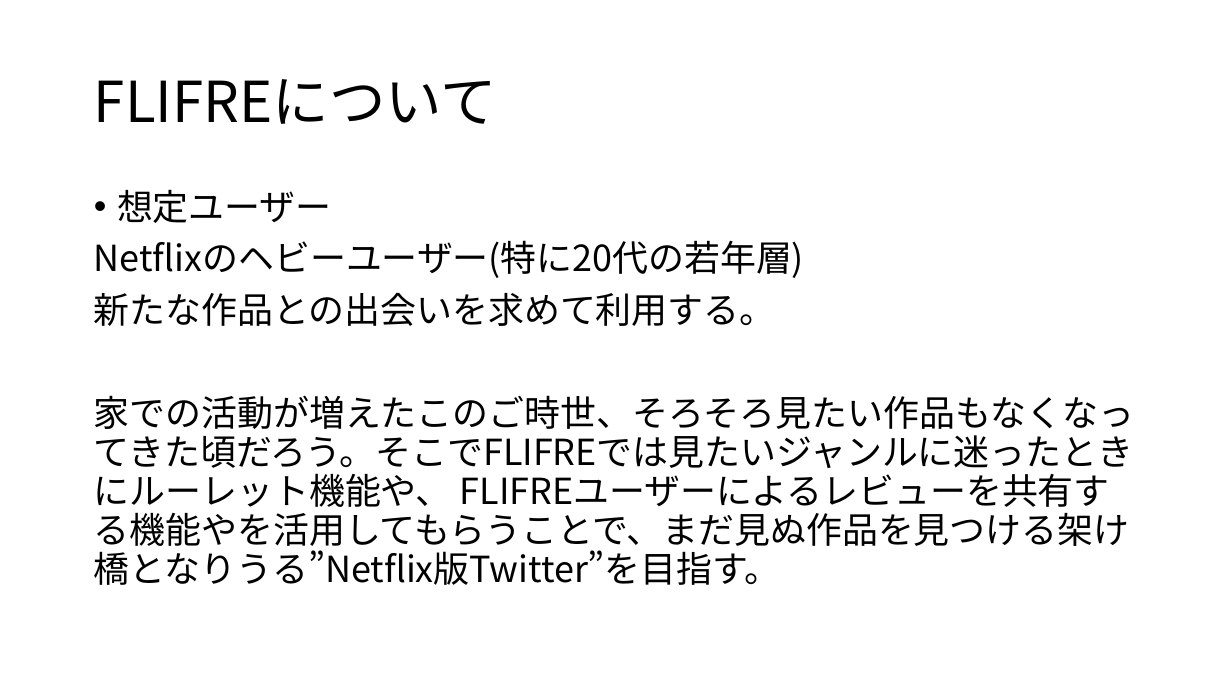
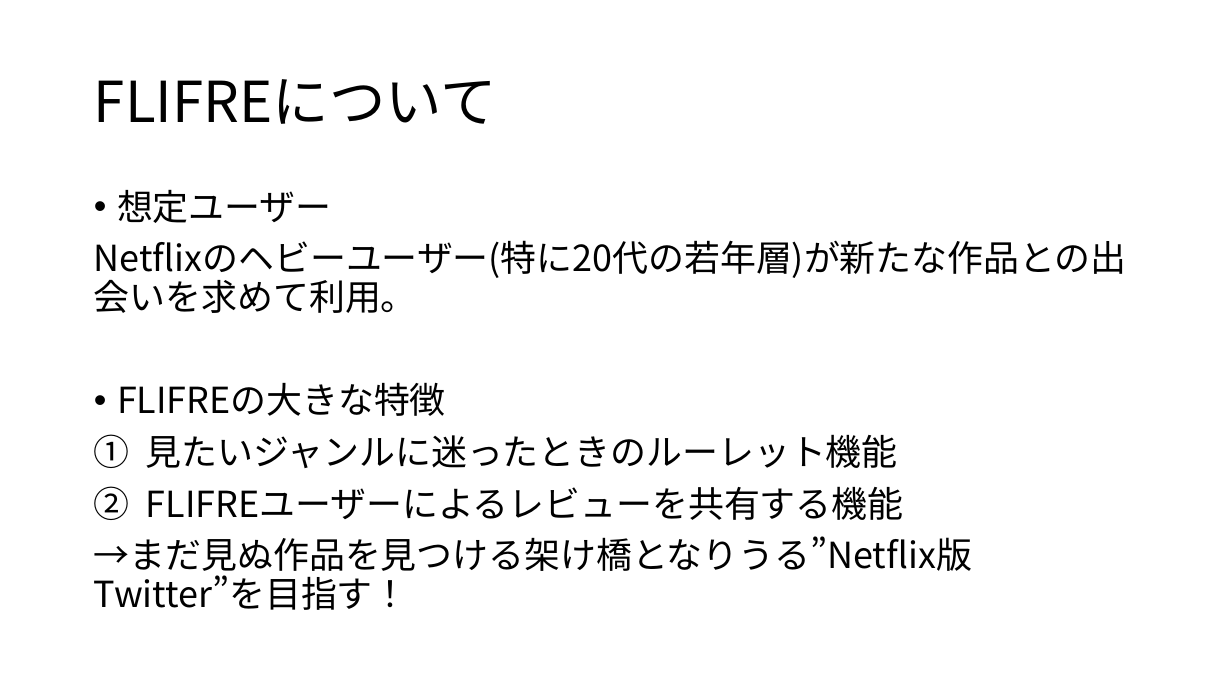
Before and after one commit to dojo2022/B-3, a slide deck: slide 3 of doc/B3炙りえんがわ_成果発表会資料.pptx. Drawn at 1232x693 pixels with LibreOffice and Linux fonts; fonts in the diff are those of the drawing. Boxes give left, top, right and bottom in pixels: in the first picture for what was removed or moved away, otherwise in the second. Text is boxed around its words. In the diff, an @@ line names an element or a change of style, - is before the commit and + after.

```diff
--- a/doc/B3炙りえんがわ_成果発表会資料.pptx
+++ b/doc/B3炙りえんがわ_成果発表会資料.pptx
@@ text at bbox=[94, 240, 1127, 610]: text changed @@
-Netflixのヘビーユーザー(特に20代の若年層)
-新たな作品との出会いを求めて利用する。
-家での活動が増えたこのご時世、そろそろ見たい作品もなくなってきた頃だろう。そこでFLIFREでは見たいジャンルに迷ったときにルーレット機能や、 FLIFREユーザーによるレビューを共有する機能やを活用してもらうことで、まだ見ぬ作品を見つける架け橋となりうる”Netflix版Twitter”を目指す。
+Netflixのヘビーユーザー(特に20代の若年層)が新たな作品との出会いを求めて利用。
+• FLIFREの大きな特徴
+1. 見たいジャンルに迷ったときのルーレット機能
+2. FLIFREユーザーによるレビューを共有する機能
+→まだ見ぬ作品を見つける架け橋となりうる”Netflix版Twitter”を目指す！
```
Also in this commit, not shown: 1 other slide changed, 2 slides added.
